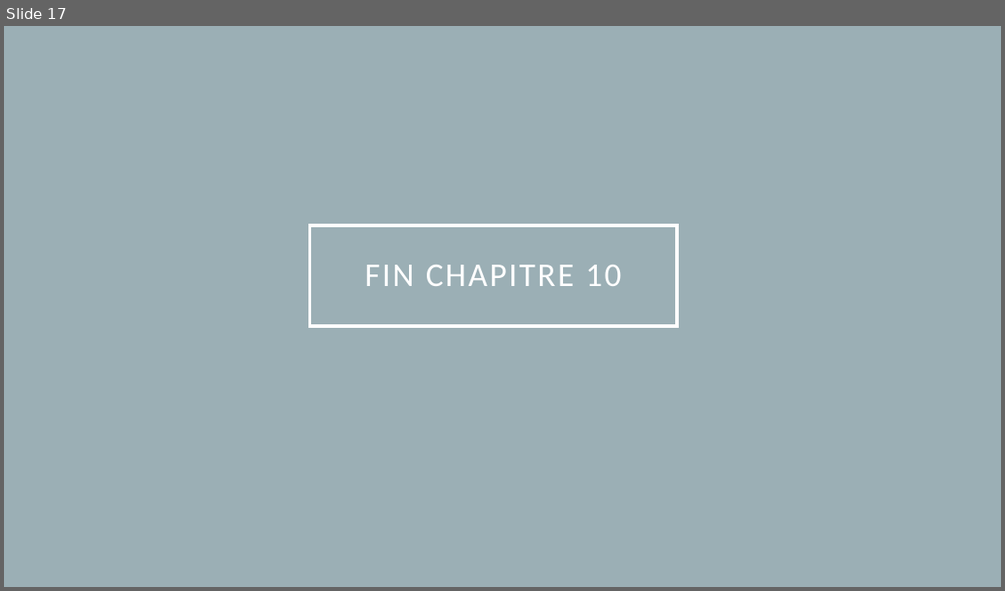
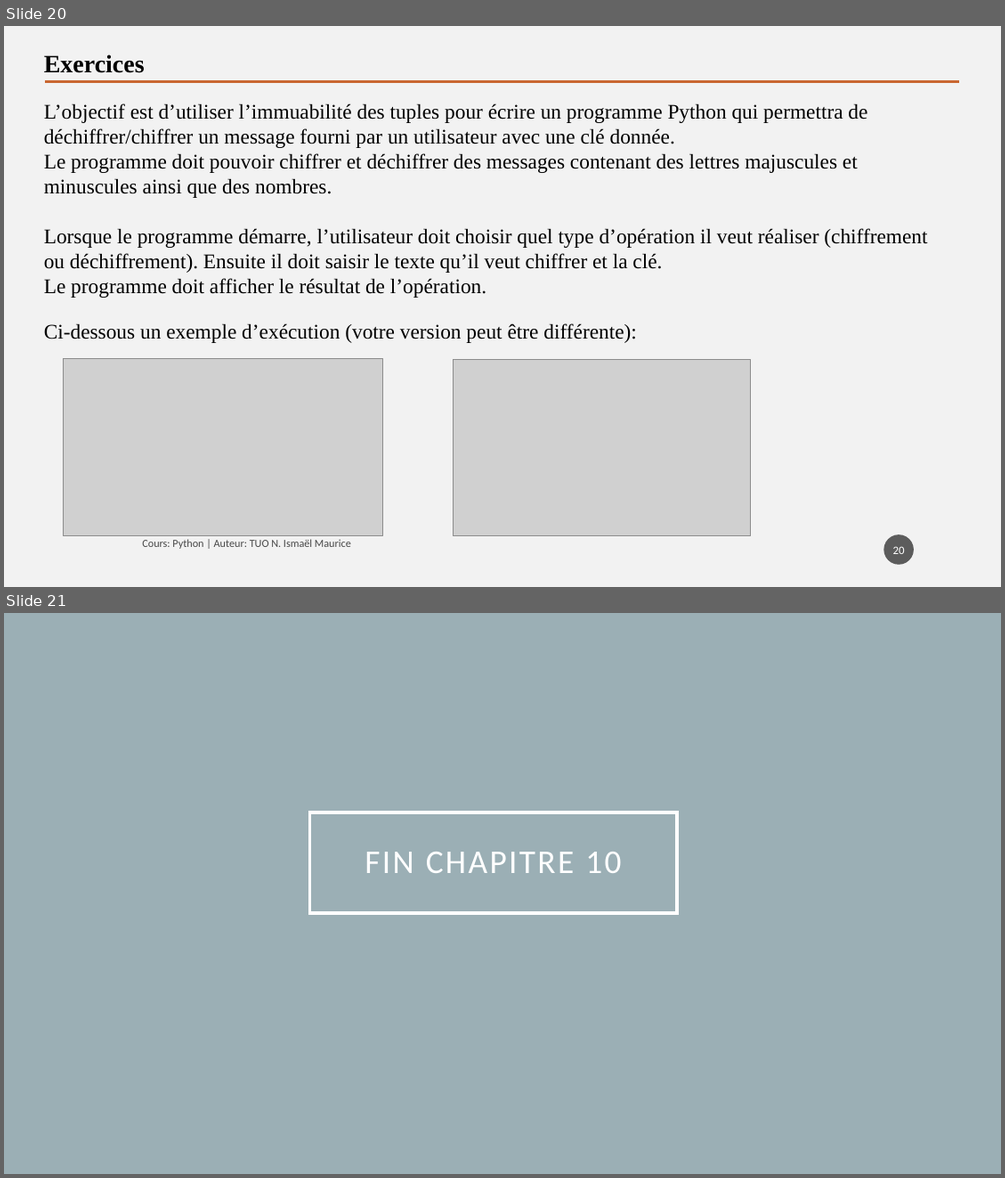
Before and after one commit to tisma95/cours-python, a slide deck: source/Chapitre 10 - Les tuples.pptx. Shown one above the other, each under a label of ours: slide 17 before the commit, slides 20 and 21 after it. The pictures are 1005x591 and 1005x1178 pixels, drawn with LibreOffice and Linux fonts; fonts in the diff are those of the drawing; grey boxes stand for pictures. Boxes give left, top, right and bottom in pixels: in the first picture for what was removed or moved away, otherwise in the second. Text is boxed around its words. In the diff, an @@ line names an element or a change of style, - is before the commit and + after.

```diff
--- a/source/Chapitre 10 - Les tuples.pptx
+++ b/source/Chapitre 10 - Les tuples.pptx
@@ slide 20 added at (4,26,1001,587), background #F2F2F2 @@
@@ text added at (44,54,145,73), 24 pt, text #000000, bold @@
+Exercices
@@ text added at (44,103,867,198), 20 pt, text #000000 @@
+L’objectif est d’utiliser l’immuabilité des tuples pour écrire un programme Python qui permettra de déchiffrer/chiffrer un message fourni par un utilisateur avec une clé donnée.
+Le programme doit pouvoir chiffrer et déchiffrer des messages contenant des lettres majuscules et minuscules ainsi que des nombres.
@@ line added from (45, 81) to (959, 81), #C96731 2.5 pt @@
@@ text added at (44,228,927,297), 20 pt, text #000000 @@
+Lorsque le programme démarre, l’utilisateur doit choisir quel type d’opération il veut réaliser (chiffrement ou déchiffrement). Ensuite il doit saisir le texte qu’il veut chiffrer et la clé.
+Le programme doit afficher le résultat de l’opération.
@@ text added at (44,323,637,343), 20 pt, text #000000 @@
+Ci-dessous un exemple d’exécution (votre version peut être différente):
@@ picture added at (64,359,382,536) @@
@@ picture added at (453,360,751,536) @@
@@ text added at (142,539,351,548), 10.5 pt, text #000000 at 70% opacity @@
+Cours: Python | Auteur: TUO N. Ismaël Maurice
@@ page number added at (884,534,914,564), fill #1D1D1D at 70% opacity, 11 pt, text #FFFFFF @@
+20
@@ what was slide 17 is now slide 21 @@
```
Also in this commit, not shown: 1 slide changed, 3 other slides added, 3 other files.
